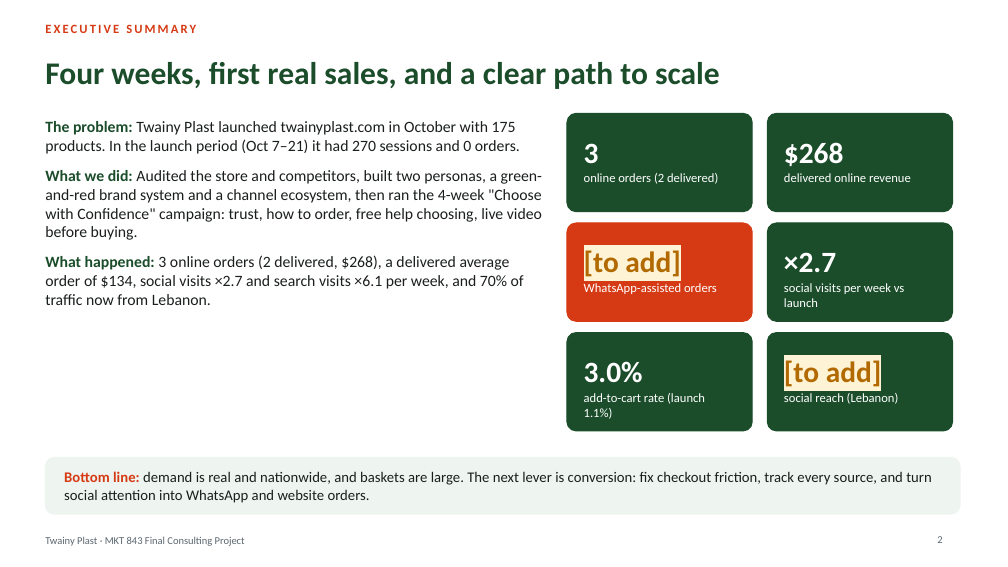
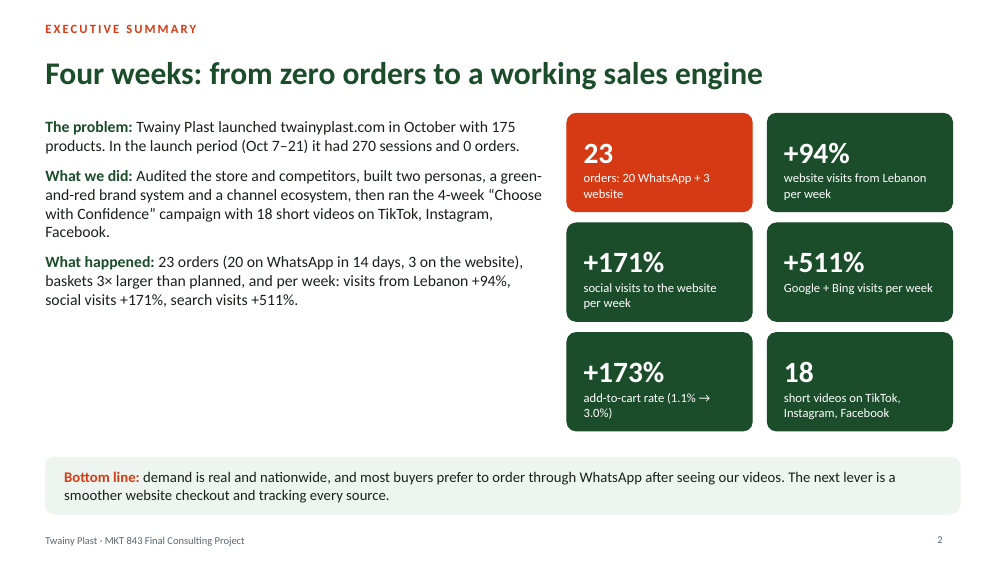
Before and after one commit to mouhibtwainy-dot/Twainy-Plast, a slide deck: slide 2 of deck/Twainy-Plast-Final-Deck.pptx. Drawn at 1008x567 pixels with LibreOffice and Linux fonts; fonts in the diff are those of the drawing. Boxes give left, top, right and bottom in pixels: in the first picture for what was removed or moved away, otherwise in the second. Text is boxed around its words. In the diff, an @@ line names an element or a change of style, - is before the commit and + after.

```diff
--- a/deck/Twainy-Plast-Final-Deck.pptx
+++ b/deck/Twainy-Plast-Final-Deck.pptx
@@ title at bbox=[45, 62, 763, 90]: text changed @@
-Four weeks, first real sales, and a clear path to scale
+Four weeks: from zero orders to a working sales engine
@@ rounded rectangle at bbox=[567, 113, 752, 212]: fill #1B4D2B to #D63A14; outline #1B4D2B 1 pt to #D63A14 1 pt @@
@@ text at bbox=[584, 143, 614, 164]: text changed @@
-3
+23
@@ text at bbox=[784, 142, 850, 164]: text changed @@
-$268
++94%
@@ text at bbox=[45, 170, 542, 307]: text changed @@
-What we did: Audited the store and competitors, built two personas, a green-and-red brand system and a channel ecosystem, then ran the 4-week "Choose with Confidence" campaign: trust, how to order, free help choosing, live video before buying.
-What happened: 3 online orders (2 delivered, $268), a delivered average order of $134, social visits ×2.7 and search visits ×6.1 per week, and 70% of traffic now from Lebanon.
+What we did: Audited the store and competitors, built two personas, a green-and-red brand system and a channel ecosystem, then ran the 4-week “Choose with Confidence” campaign with 18 short videos on TikTok, Instagram, Facebook.
+What happened: 23 orders (20 on WhatsApp in 14 days, 3 on the website), baskets 3× larger than planned, and per week: visits from Lebanon +94%, social visits +171%, search visits +511%.
@@ text at bbox=[584, 173, 709, 198]: text changed @@
-online orders (2 delivered)
+orders: 20 WhatsApp + 3 website
@@ text at bbox=[784, 173, 927, 200]: text changed @@
-delivered online revenue
+website visits from Lebanon per week
@@ rounded rectangle at bbox=[567, 223, 752, 321]: fill #D63A14 to #1B4D2B; outline #D63A14 1 pt to #1B4D2B 1 pt @@
@@ text at bbox=[584, 251, 665, 273]: text changed; text colour #B26A00 to #FFFFFF @@
-[to add]
++171%
@@ text at bbox=[784, 251, 865, 273]: text changed @@
-×2.7
++511%
@@ text at bbox=[584, 283, 717, 309]: text changed @@
-WhatsApp-assisted orders
+social visits to the website per week
@@ text at bbox=[784, 283, 933, 294]: text changed @@
-social visits per week vs launch
+Google + Bing visits per week
@@ text at bbox=[584, 361, 665, 383]: text changed @@
-3.0%
++173%
@@ text at bbox=[784, 361, 814, 383]: text changed; text colour #B26A00 to #FFFFFF @@
-[to add]
+18
@@ text at bbox=[584, 393, 696, 419]: text changed @@
-add-to-cart rate (launch 1.1%)
+add-to-cart rate (1.1% → 3.0%)
@@ text at bbox=[784, 393, 900, 419]: text changed @@
-social reach (Lebanon)
+short videos on TikTok, Instagram, Facebook
@@ text at bbox=[64, 471, 896, 503]: text changed @@
-Bottom line: demand is real and nationwide, and baskets are large. The next lever is conversion: fix checkout friction, track every source, and turn social attention into WhatsApp and website orders.
+Bottom line: demand is real and nationwide, and most buyers prefer to order through WhatsApp after seeing our videos. The next lever is a smoother website checkout and tracking every source.
```
Also in this commit, not shown: 14 other slides changed, 2 other files.
